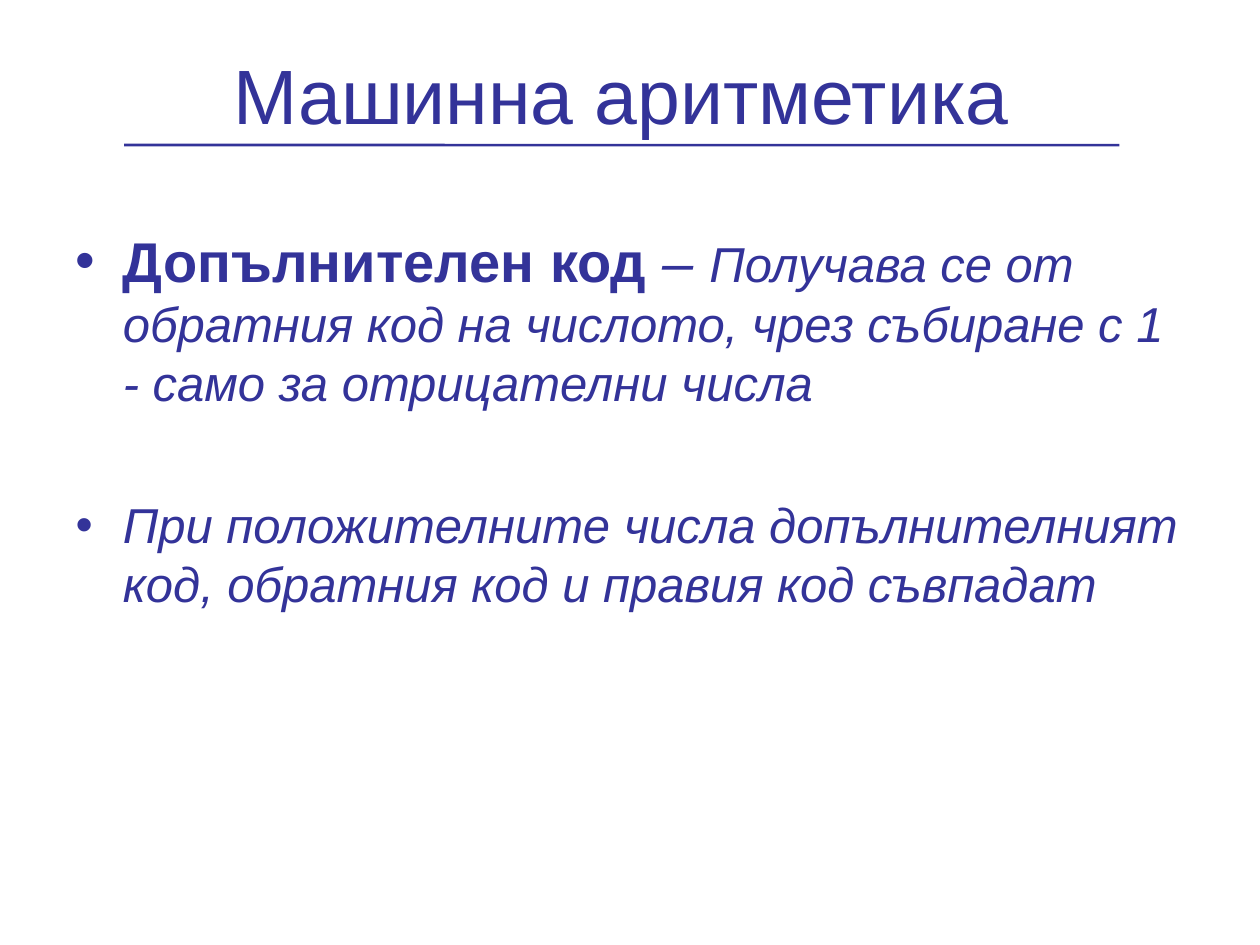
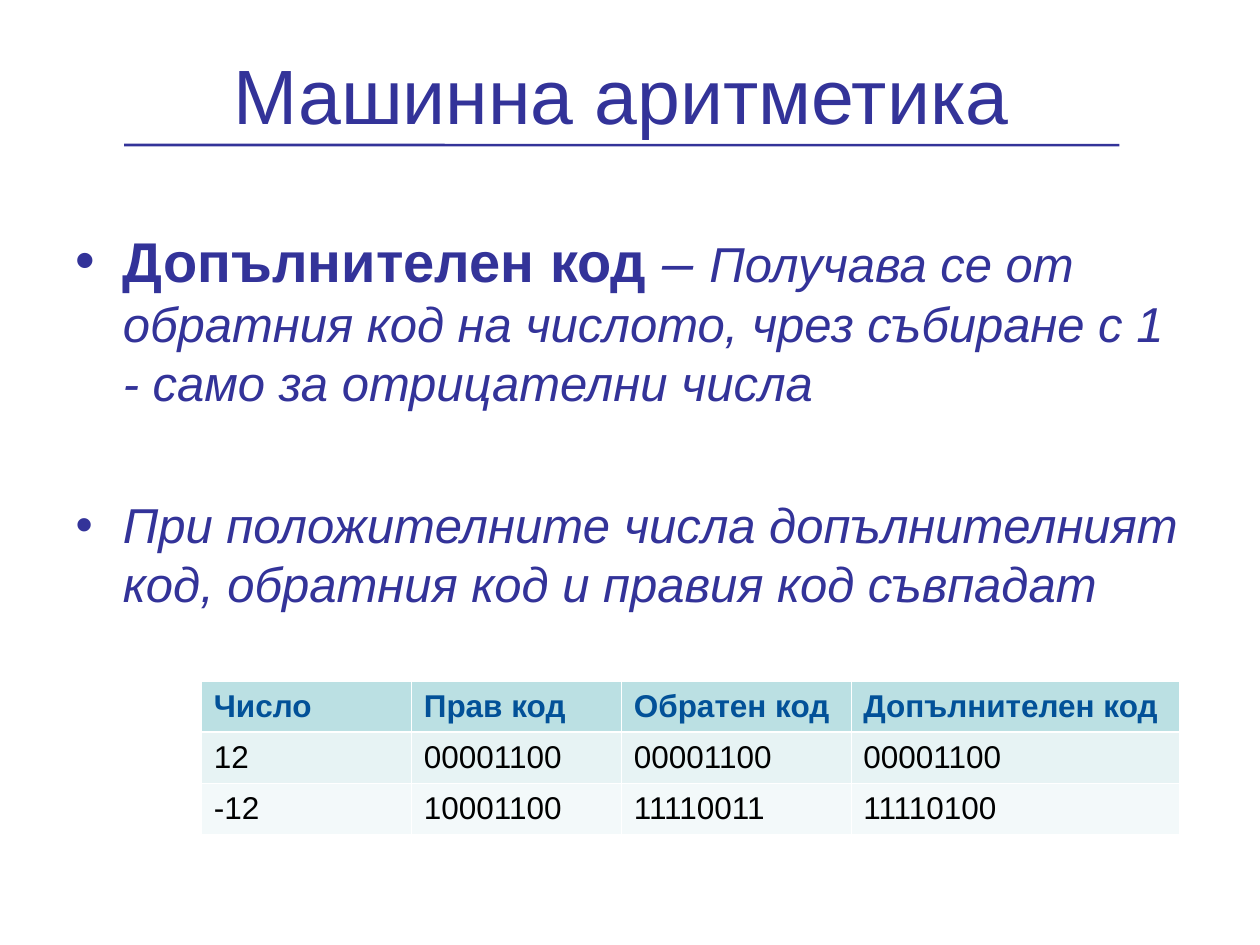
Before and after one commit to vpeevski/academy, a slide deck: slide 13 of Presentations/NumericalSystems/PredstavqneNaChislata.ppt (slide 12 before the commit). Drawn at 1260x945 pixels with LibreOffice and Linux fonts; fonts in the diff are those of the drawing; background and template pictures are left out. Boxes give left, top, right and bottom in pixels: in the first picture for what was removed or moved away, otherwise in the second. Text is boxed around its words. In the diff, an @@ line names an element or a change of style, - is before the commit and + after.

```diff
--- a/Presentations/NumericalSystems/PredstavqneNaChislata.ppt
+++ b/Presentations/NumericalSystems/PredstavqneNaChislata.ppt
@@ table added at (202, 680, 1181, 834), 3 rows, 4 columns @@
+Число | Прав код | Обратен код | Допълнителен код
+12 | 00001100 | 00001100 | 00001100
+-12 | 10001100 | 11110011 | 11110100
```
Also in this commit, not shown: 2 other slides changed, 3 slides added.
